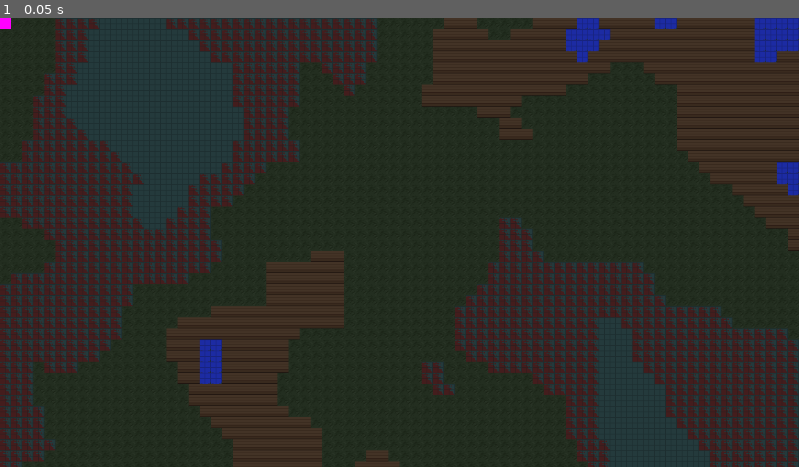
Above: before the commit, frame 1.
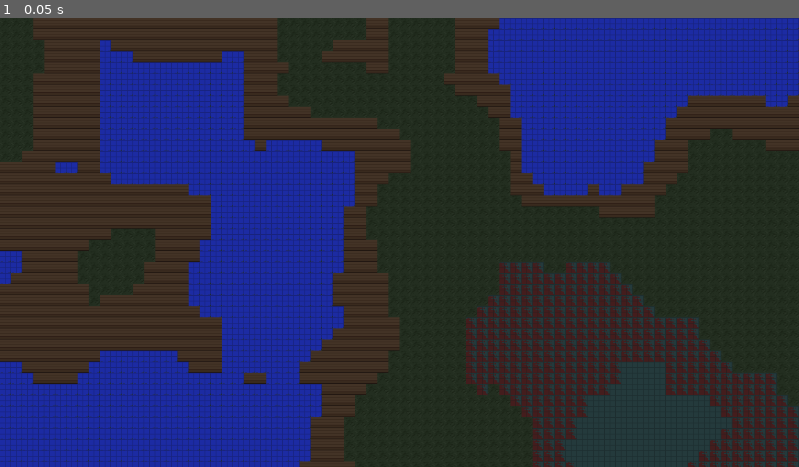
Above: after the commit, the same moment.

Repository: vs00382/my-colony-sim
Game: Godot game, scene res://global.tscn
Same seed, same stepped clock (60 frames per second), same inputs: the game is played once before the commit and once after it.
Inputs:
- Up to frame 1 (0.05 s): no input

The runs differ from the first frame. In frame 1, 50% of the frame differs, in the area x 0-100%, y 0-100%.

Commit message:
moved map gen to separate script

Diff:
--- a/global.gd
+++ b/global.gd
@@ -1,48 +1,7 @@
 extends Node2D
 
-@onready var ground_layer: TileMapLayer = $GroundLayer
-
-# Tile atlas coords for your terrain
-const SOURCE_ID := 0
-const WATER   := Vector2i(4, 20)
-const SAND    := Vector2i(15, 3)
-const GRASS   := Vector2i(11, 2)
-const FOREST  := Vector2i(9, 12)
-const ROCK    := Vector2i(5, 1)
-
-# World size
-const MAP_WIDTH := 200
-const MAP_HEIGHT := 200
+@onready var ground_layer := $GroundLayer
 
 func _ready():
-	generate_world()
-
-
-func generate_world():
-	var noise := FastNoiseLite.new()
-	noise.seed = randi()
-	noise.noise_type = FastNoiseLite.TYPE_SIMPLEX
-	noise.frequency = 0.015
-	noise.fractal_octaves = 4
-
-	for x in MAP_WIDTH:
-		for y in MAP_HEIGHT:
-			var n := noise.get_noise_2d(float(x), float(y))
-			var atlas := get_tile_from_noise(n)
-
-			# (source_id, atlas_coords, alternative=0)
-			ground_layer.set_cell(Vector2i(x, y), SOURCE_ID, atlas, 0)
-
-
-func get_tile_from_noise(n: float) -> Vector2i:
-	# Tune thresholds as you like
-	if n < -0.35:
-		return WATER
-	elif n < -0.15:
-		return SAND
-	elif n < 0.25:
-		return GRASS
-	elif n < 0.55:
-		return FOREST
-	else:
-		return ROCK
+	var map = MapGenerator.new()
+	map.generate(ground_layer)
--- a/global.tscn
+++ b/global.tscn
@@ -307,7 +307,7 @@
 [node name="Node2D" type="Node2D"]
 script = ExtResource("1_qxp0b")
 
+[node name="Pawn" parent="." instance=ExtResource("1_6q3x5")]
+
 [node name="GroundLayer" type="TileMapLayer" parent="."]
 tile_set = SubResource("TileSet_8tbuy")
-
-[node name="Pawn" parent="." instance=ExtResource("1_6q3x5")]
--- a/pawn.gd
+++ b/pawn.gd
@@ -18,7 +18,6 @@
 	current_index = 0
 
 func _physics_process(delta: float) -> void:
-	print("PATH = ", path)
 	if current_index >= path.size():
 		return
 
--- /dev/null
+++ b/scripts/worldgen/MagGen.gd
@@ -0,0 +1,39 @@
+class_name MapGenerator
+extends RefCounted
+
+# your constants go here
+const SOURCE_ID := 0
+const WATER   := Vector2i(4, 20)
+const SAND    := Vector2i(15, 3)
+const GRASS   := Vector2i(11, 2)
+const FOREST  := Vector2i(9, 12)
+const ROCK    := Vector2i(5, 1)
+
+const MAP_WIDTH := 200
+const MAP_HEIGHT := 200
+
+func generate(tilemap: TileMapLayer):
+	var noise := FastNoiseLite.new()
+	noise.seed = randi()
+	noise.noise_type = FastNoiseLite.TYPE_SIMPLEX
+	noise.frequency = 0.015
+	noise.fractal_octaves = 4
+
+	for x in MAP_WIDTH:
+		for y in MAP_HEIGHT:
+			var n := noise.get_noise_2d(x, y)
+			var atlas := get_tile_from_noise(n)
+			tilemap.set_cell(Vector2i(x, y), SOURCE_ID, atlas, 0)
+
+
+func get_tile_from_noise(n: float) -> Vector2i:
+	if n < -0.35:
+		return WATER
+	elif n < -0.15:
+		return SAND
+	elif n < 0.25:
+		return GRASS
+	elif n < 0.55:
+		return FOREST
+	else:
+		return ROCK
Not shown, added: scripts/worldgen/MagGen.gd.uid
